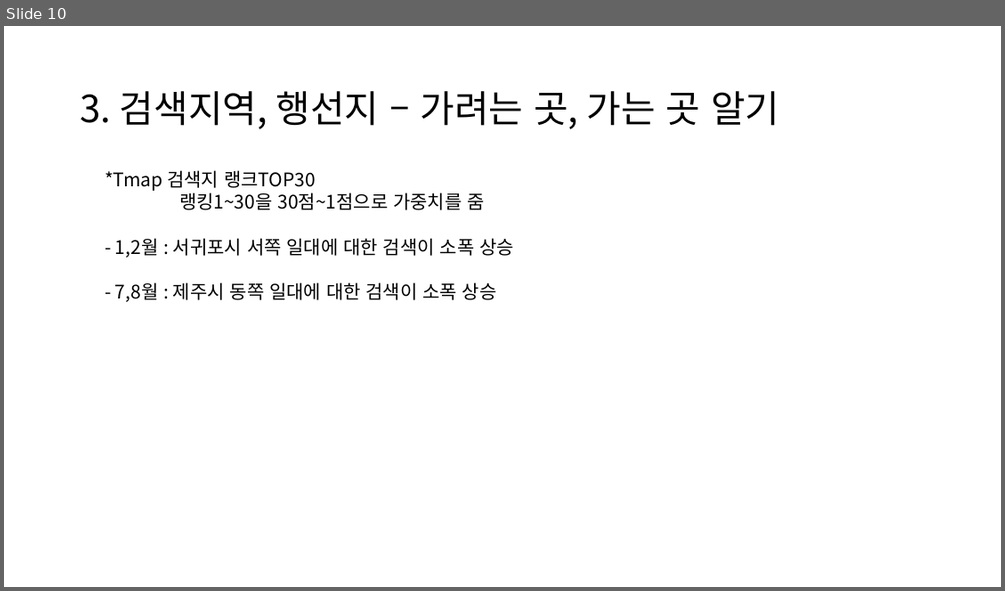
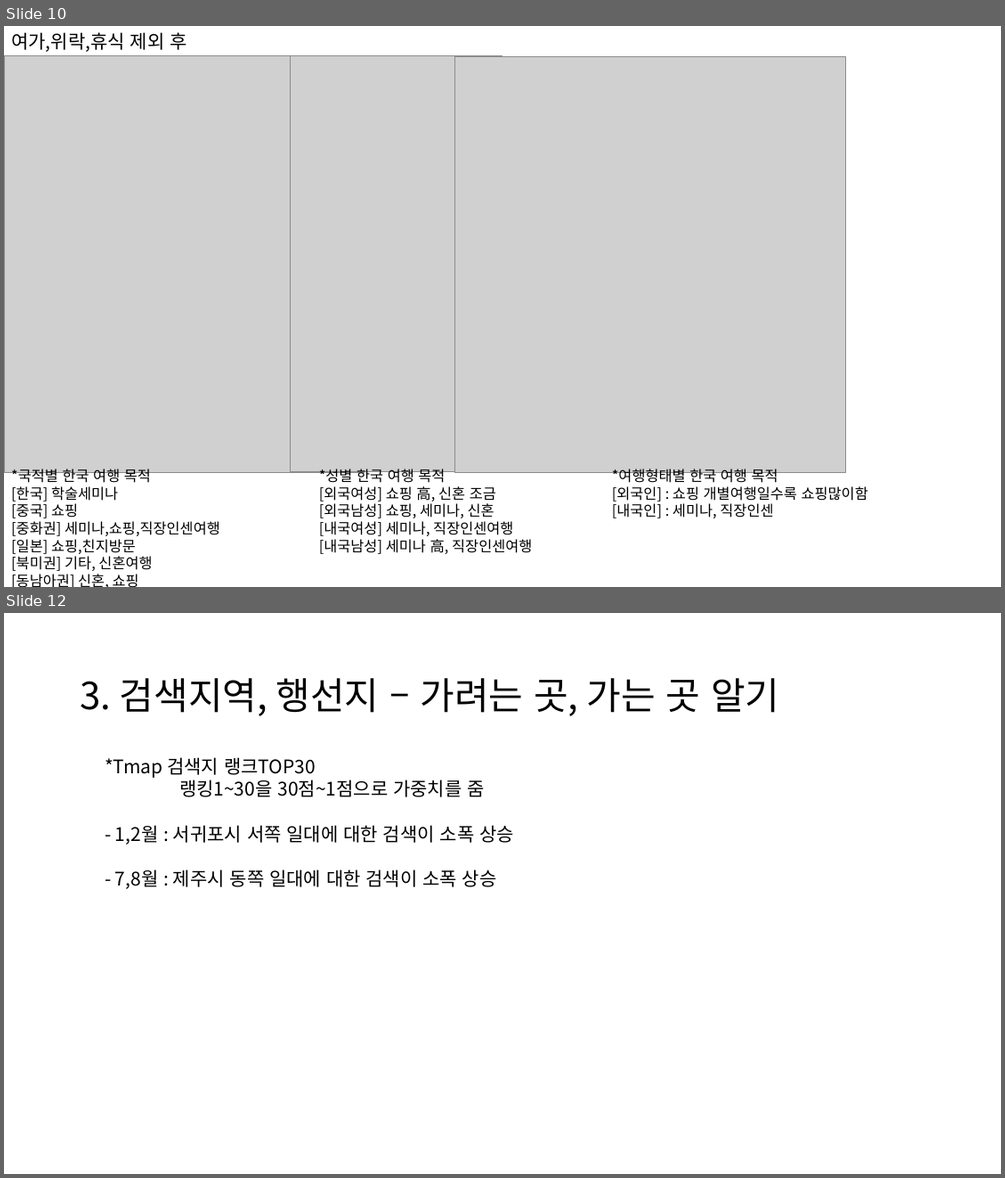
Before and after one commit to so-jeong0127/6-project, a slide deck: data/r 그래프.pptx. Shown one above the other, each under a label of ours: slide 10 before the commit, slides 10 and 12 after it; the slides between them are not shown. The pictures are 1005x591 and 1005x1178 pixels, drawn with LibreOffice and Linux fonts; fonts in the diff are those of the drawing; grey boxes stand for pictures. Boxes give left, top, right and bottom in pixels: in the first picture for what was removed or moved away, otherwise in the second. Text is boxed around its words. In the diff, an @@ line names an element or a change of style, - is before the commit and + after.

```diff
--- a/data/r 그래프.pptx
+++ b/data/r 그래프.pptx
@@ slide 10 added at (4, 26, 1001, 587), background #FFFFFF @@
@@ text added at (11, 32, 186, 52), 18 pt, text #000000 @@
+여가,위락,휴식 제외 후
@@ picture added at (4, 56, 364, 472) @@
@@ picture added at (291, 56, 502, 471) @@
@@ picture added at (455, 56, 847, 472) @@
@@ text added at (11, 468, 220, 587), 14 pt, text #000000 @@
+*국적별 한국 여행 목적
+[한국] 학술세미나
+[중국] 쇼핑
+[중화권] 세미나,쇼핑,직장인센여행
+[일본] 쇼핑,친지방문
+[북미권] 기타, 신혼여행
+[동남아권] 신혼, 쇼핑
@@ text added at (319, 468, 532, 554), 14 pt, text #000000 @@
+*성별 한국 여행 목적
+[외국여성] 쇼핑 高, 신혼 조금
+[외국남성] 쇼핑, 세미나, 신혼
+[내국여성] 세미나, 직장인센여행
+[내국남성] 세미나 高, 직장인센여행
@@ text added at (612, 468, 868, 518), 14 pt, text #000000 @@
+*여행형태별 한국 여행 목적
+[외국인] : 쇼핑 개별여행일수록 쇼핑많이함
+[내국인] : 세미나, 직장인센
@@ what was slide 10 is now slide 12 @@
```
Also in this commit, not shown: 2 slides changed, 1 other slide added, 15 other files.
